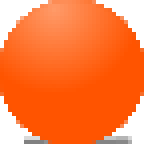
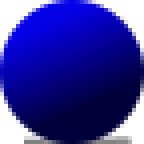
Comparing the layer stacks of the two 144px x 144px images. Changes:
added layer "bbk20alt" above "bbk10alt" over <box>0,0,144,144</box>
hid "bbk5", painted on it over <box>0,0,144,144</box>
